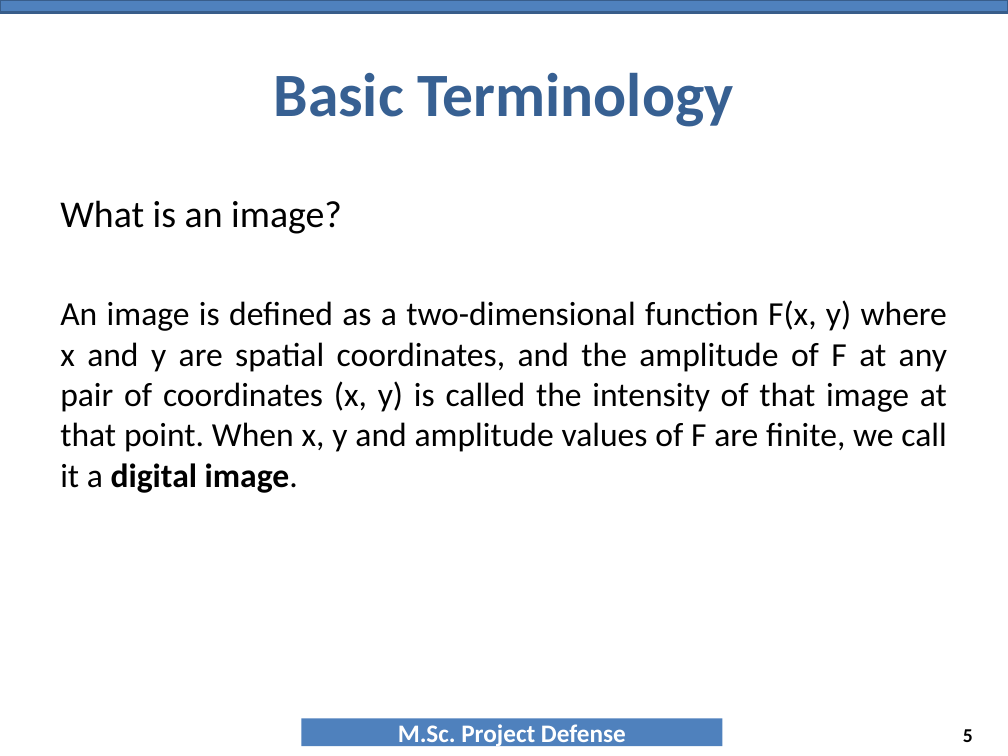
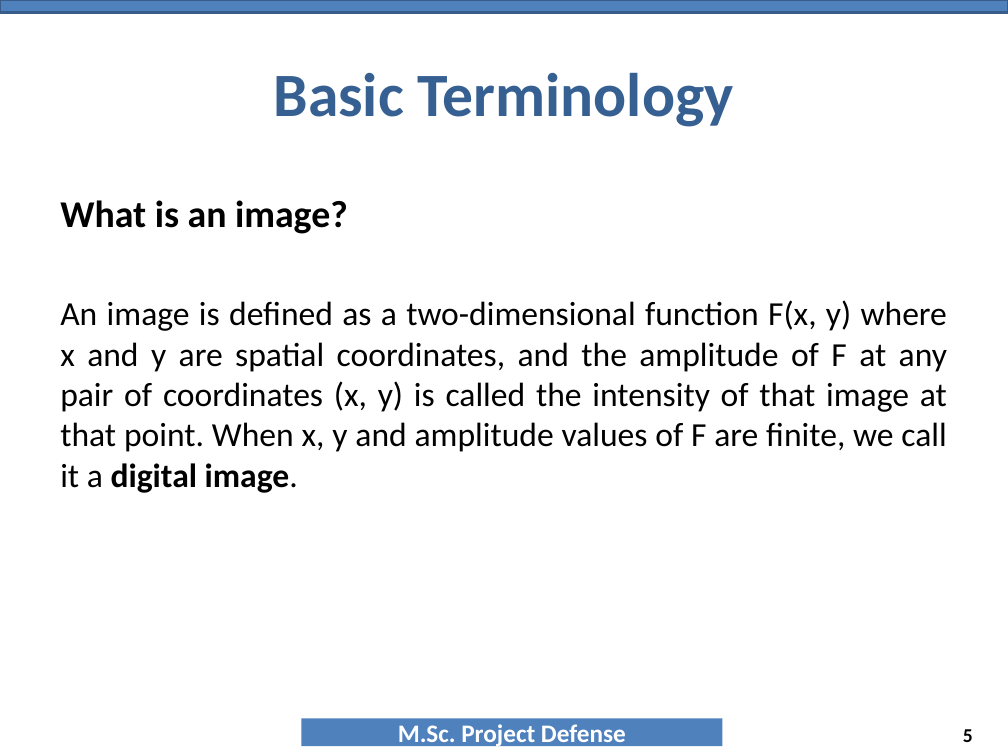
Before and after one commit to NAYANCSE27/msc-project, a slide deck: slide 5 of 9_PresentationTemplate_MscProject_CSE-057443.ppt. Drawn at 1008x756 pixels with LibreOffice and Linux fonts; fonts in the diff are those of the drawing; background and template pictures are left out. Boxes give left, top, right and bottom in pixels: in the first picture for what was removed or moved away, otherwise in the second. Text is boxed around its words. In the diff, an @@ line names an element or a change of style, - is before the commit and + after.

```diff
--- a/9_PresentationTemplate_MscProject_CSE-057443.ppt
+++ b/9_PresentationTemplate_MscProject_CSE-057443.ppt
@@ text at (x1=60, y1=200, x2=348, y2=234): bold on in "What is an image?" @@
```
Also in this commit, not shown: 1 other slide changed, 12 slides added, 2 slides removed, 2 other files.
